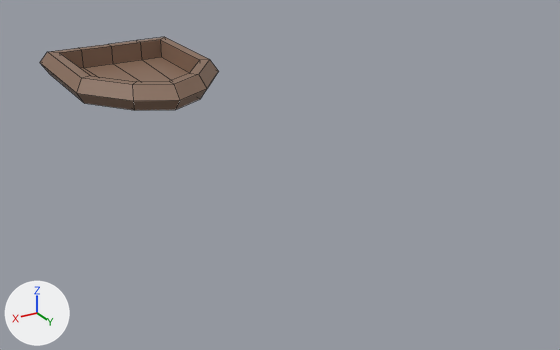
What one commit did to the FBX model crossyRoadGroupA/Assets/Meshes/prop-boat.fbx.
Both versions are drawn from a camera (50 mm lens) standing at (1.37, 7.68, 1.16) and looking at (-0.14, 5.16, -0.1). The axes (+X, +Y, +Z) are drawn at lower left. The lights are the same throughout. Mesh edges are drawn as thin lines. Where no turn or scale is listed for an object, it has been applied to the vertices.

The first picture shows 'prop_boat'.
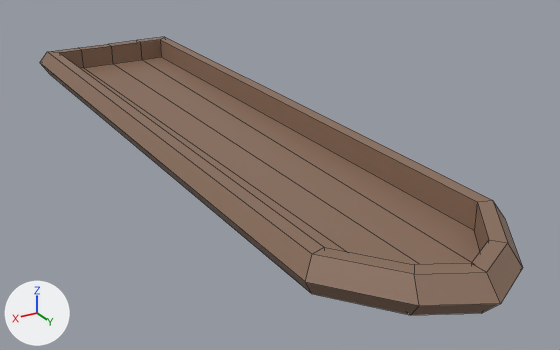
Where the newer file only moved an object's origin or applied its transform, the numbers keep the older frame.

Where the change shows, as pixel boxes (x1, y1, x2, y2) in the pictures (560 x 350 px):
'prop_boat', reshaped (169% wider, 277% taller): before (40, 37, 219, 110); after (40, 37, 523, 315)

The change, as a list of edits to the scene's bpy script:
```text
Change me_prop_boat:
    where me_prop_boat.from_pydata(...)  # 50 vertices, 48 faces; spans x -0.375..0.375, y -0.5..0.5, z 0.0..0.125
    used by ob_prop_boat; location = (0.0, 4.0, 0.0)
    me_prop_boat part 1: all 25 vertices in x -0.375..0.375, y 0.109..0.5, z 0.0..0.125 are moved by (0.0, 2.0, 0.0)
```
